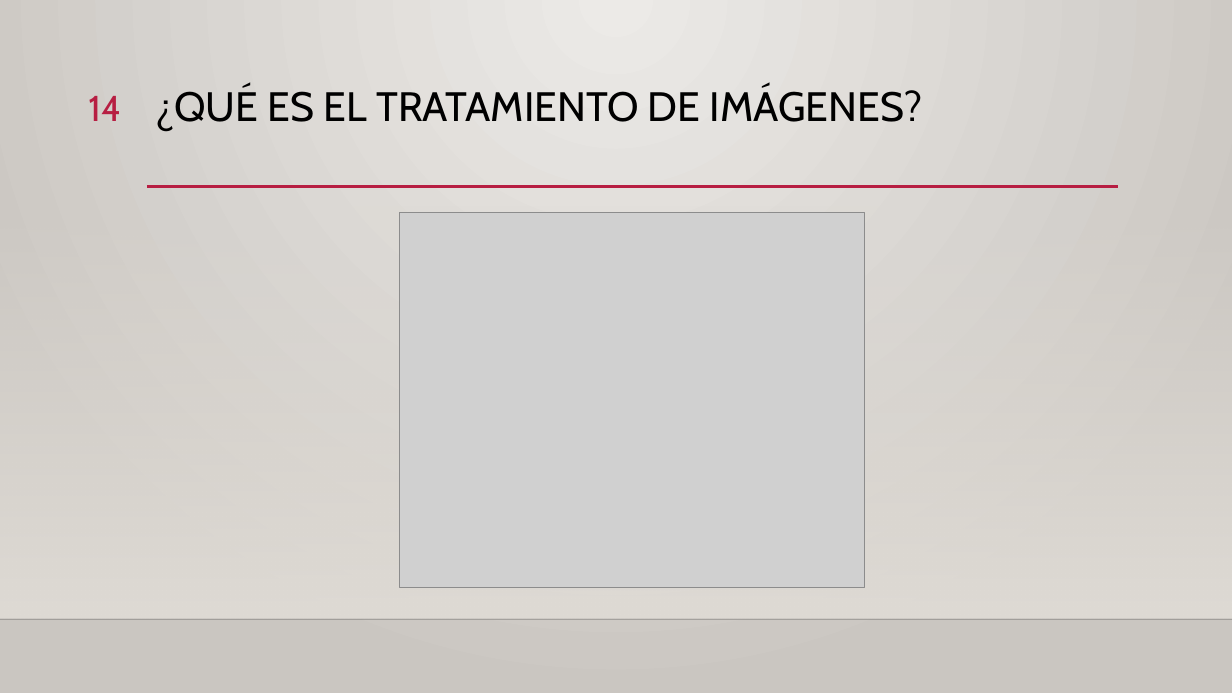
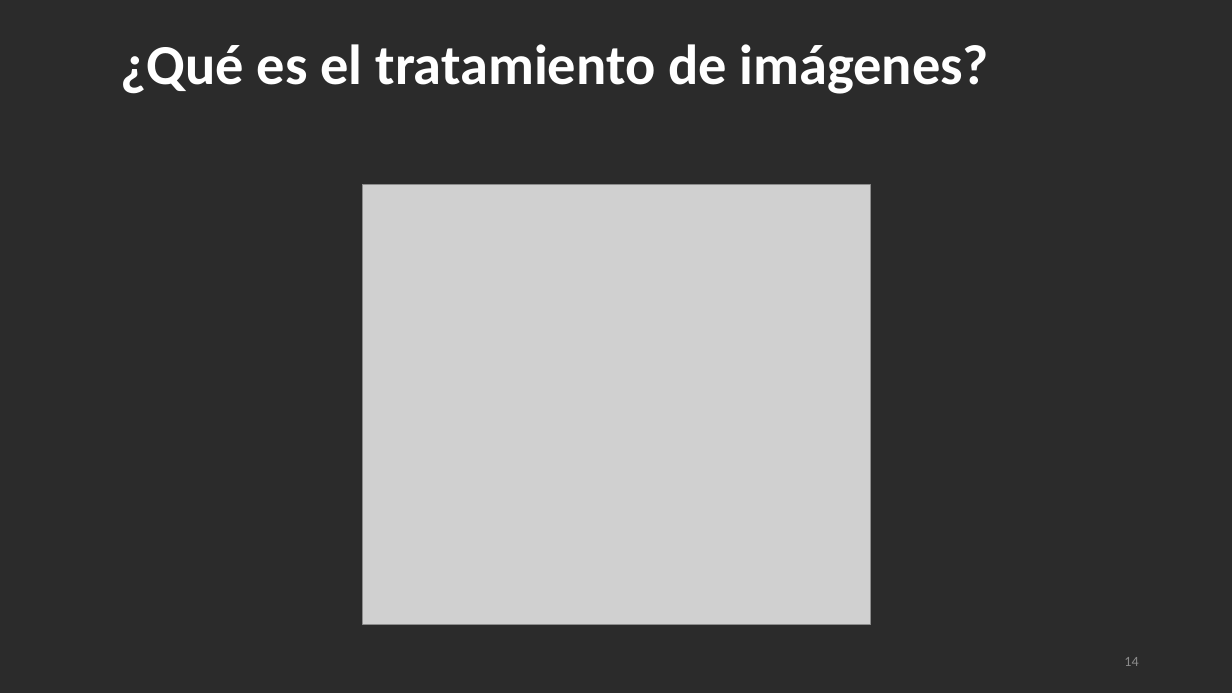
Before and after one commit to garo9521/Trabajo-Terminal, a slide deck: slide 14 of Documento/Final_Presentacion.pptx. Drawn at 1232x693 pixels with LibreOffice and Linux fonts; fonts in the diff are those of the drawing; grey boxes stand for pictures; background and template pictures are left out; a plain dark background stands for a picture behind light text. Boxes give left, top, right and bottom in pixels: in the first picture for what was removed or moved away, otherwise in the second. Text is boxed around its words. In the diff, an @@ line names an element or a change of style, - is before the commit and + after.

```diff
--- a/Documento/Final_Presentacion.pptx
+++ b/Documento/Final_Presentacion.pptx
@@ background gradient #ECEAE7 to #CAC7C1 to picture (left out) @@
@@ title "¿Qué es el tratamiento de ..." at <box>121,44,989,94</box>: vertical alignment top to middle @@
@@ title at <box>121,44,989,94</box>: text changed; size 32 to 44 pt; font Cabin to Calibri; text colour #000000 to #FFFFFF; bold on @@
-¿QUÉ ES EL TRATAMIENTO DE IMÁGENES?
+¿Qué es el tratamiento de imágenes?
@@ rectangle removed at <box>0,204,1232,619</box> @@
@@ line removed from (147, 187) to (1118, 187) @@
@@ picture: place and size @@
-picture at <box>399,213,865,588</box>
+picture at <box>363,185,871,625</box>
@@ line removed from (0, 619) to (1232, 619) @@
@@ page number: place and size @@
-page number at <box>88,96,121,121</box>
+page number at <box>1124,657,1138,666</box>
@@ page number at <box>1124,657,1138,666</box>: size 28 to 11 pt, font Cabin to Calibri, text colour #B71E42 to #8C8C8C; vertical alignment top to middle @@
```
Also in this commit, not shown: 26 other slides changed, 1 slide added, 1 slide removed.
